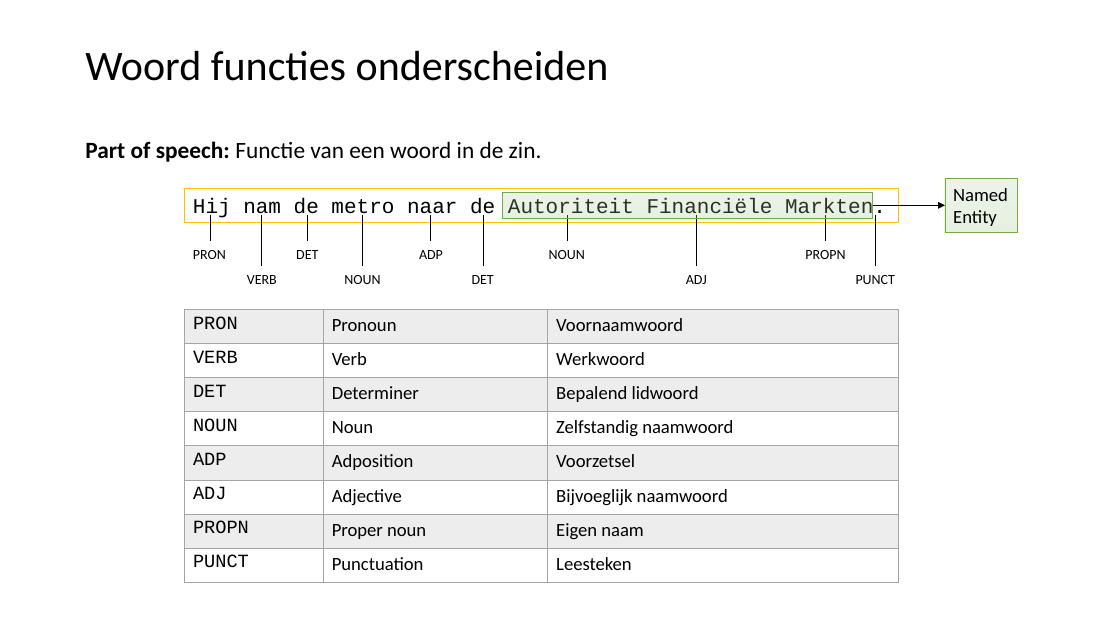
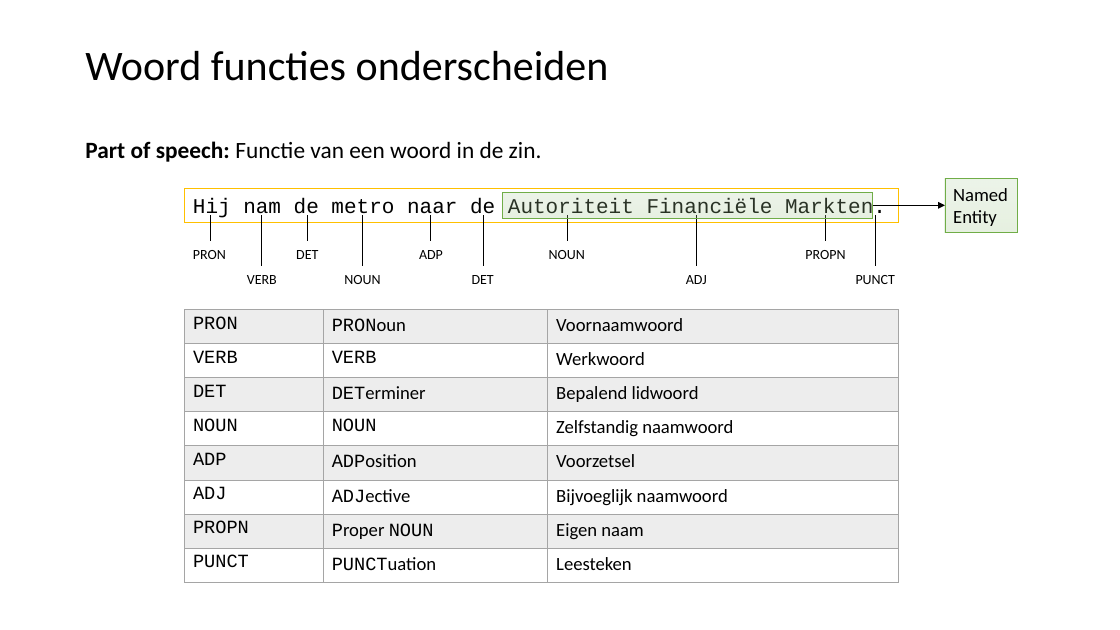
Before and after one commit to LFKoning/knowledge-sharing, a slide deck: slide 15 of python_trainees/5_nlp/python_traineeship_5.pptx. Drawn at 1120x630 pixels with LibreOffice and Linux fonts; fonts in the diff are those of the drawing. Boxes give left, top, right and bottom in pixels: in the first picture for what was removed or moved away, otherwise in the second. Text is boxed around its words. In the diff, an @@ line names an element or a change of style, - is before the commit and + after.

```diff
--- a/python_trainees/5_nlp/python_traineeship_5.pptx
+++ b/python_trainees/5_nlp/python_traineeship_5.pptx
@@ table at <box>185,310,898,582</box> @@
-row 1, column 2: Pronoun
+row 1, column 2: PRONoun
-row 2, column 2: Verb
+row 2, column 2: VERB
-row 3, column 2: Determiner
+row 3, column 2: DETerminer
-row 4, column 2: Noun
+row 4, column 2: NOUN
-row 5, column 2: Adposition
+row 5, column 2: ADPosition
-row 6, column 2: Adjective
+row 6, column 2: ADJective
-row 7, column 2: Proper noun
+row 7, column 2: Proper NOUN
-row 8, column 2: Punctuation
+row 8, column 2: PUNCTuation
```
Also in this commit, not shown: 18 other slides changed, 2 slides removed, 1 other file.
